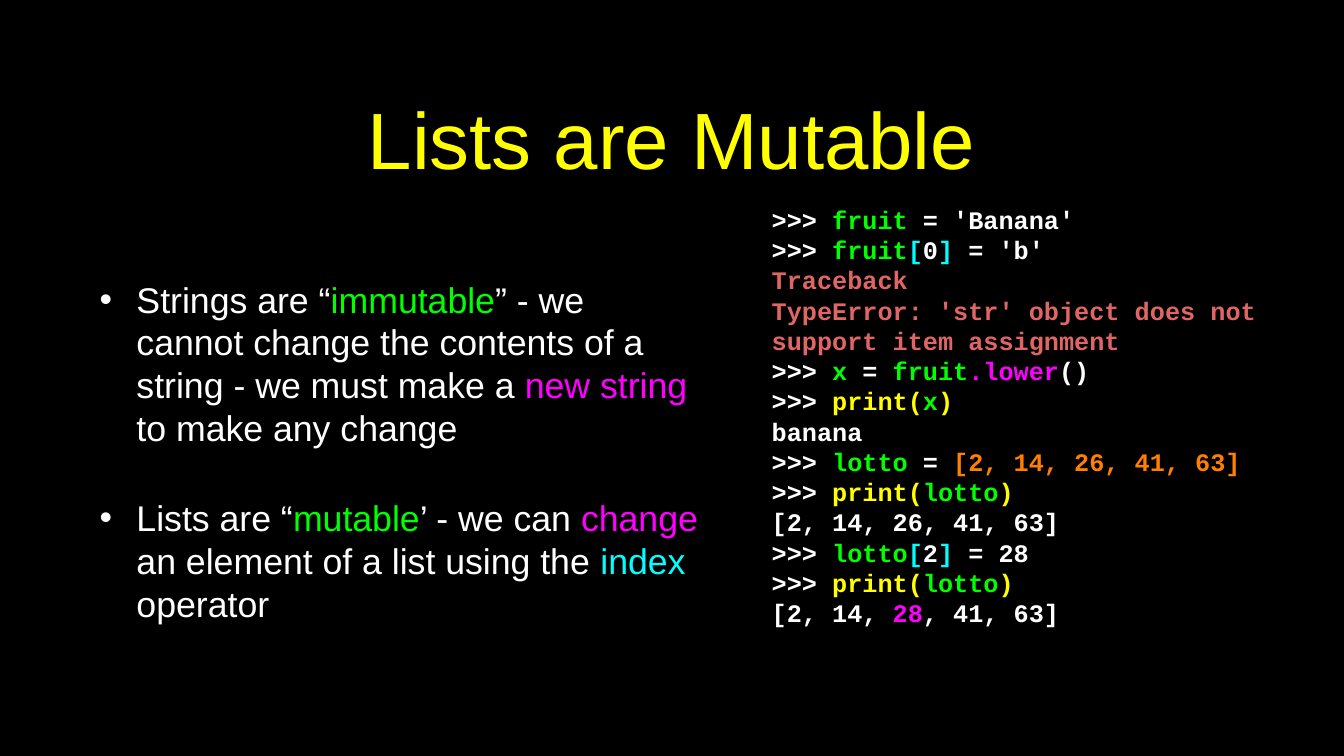
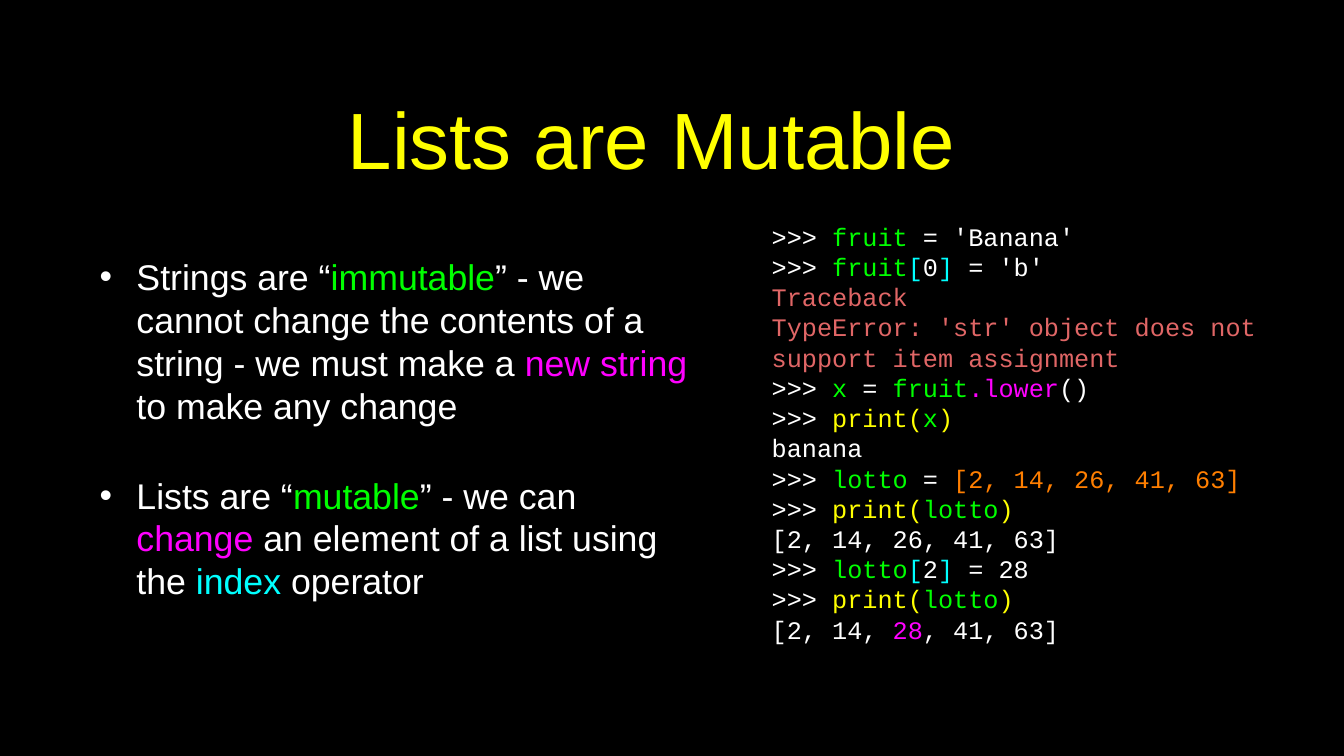
Before and after one commit to csev/py4e, a slide deck: slide 9 of lectures3/Pythonlearn-08-Lists.pptx. Drawn at 1344x756 pixels with LibreOffice and Linux fonts; fonts in the diff are those of the drawing. Boxes give left, top, right and bottom in pixels: in the first picture for what was removed or moved away, otherwise in the second. Text is boxed around its words. In the diff, an @@ line names an element or a change of style, - is before the commit and + after.

```diff
--- a/lectures3/Pythonlearn-08-Lists.pptx
+++ b/lectures3/Pythonlearn-08-Lists.pptx
@@ title "Lists are Mutable": place and size @@
-title "Lists are Mutable" at <box>368,111,975,170</box>
+title "Lists are Mutable" at <box>348,111,955,170</box>
@@ text ">>> fruit = 'Banana'": place and size @@
-text ">>> fruit = 'Banana'" at <box>772,211,1255,628</box>
+text ">>> fruit = 'Banana'" at <box>772,227,1255,645</box>
@@ text ">>> fruit = 'Banana'" at <box>772,227,1255,645</box>: bold off @@
@@ text at <box>136,483,657,602</box>: text changed @@
-• Lists are “mutable’ - we can change an element of a list using the index operator
+• Lists are “mutable” - we can change an element of a list using the index operator
```
Also in this commit, not shown: 24 other slides changed, 2 other files.
